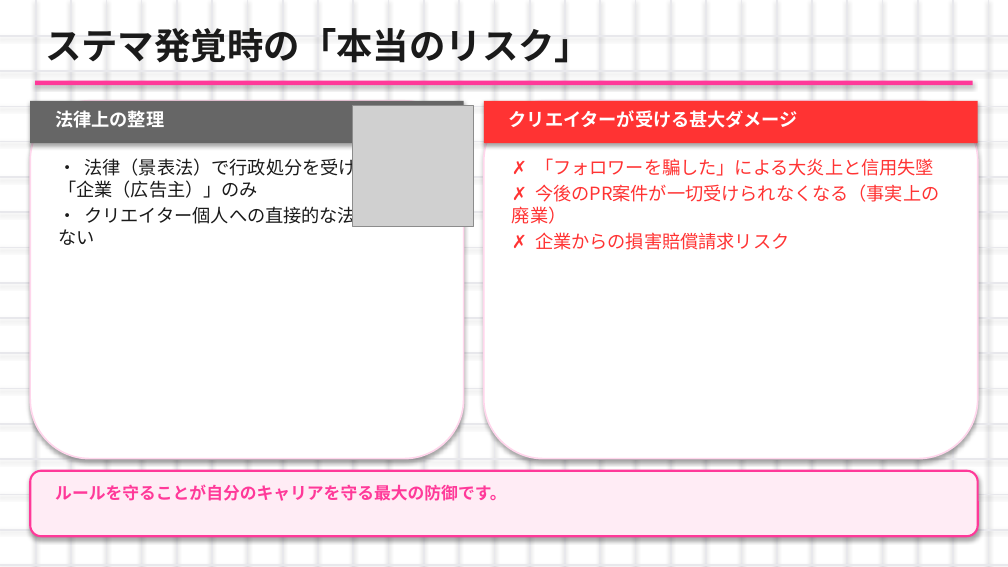
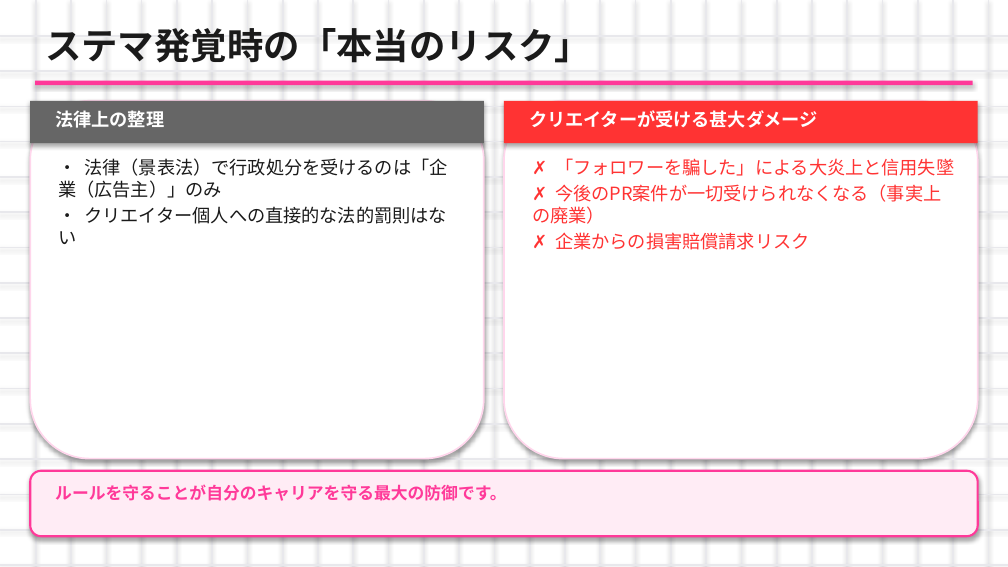
Before and after one commit to nagasawakai-eng/torihada-pptx-editor, a slide deck: slide 7 of TORIHADA_第2週_研修資料.pptx. Drawn at 1008x567 pixels with LibreOffice and Linux fonts; fonts in the diff are those of the drawing; grey boxes stand for pictures. Boxes give left, top, right and bottom in pixels: in the first picture for what was removed or moved away, otherwise in the second. Text is boxed around its words. In the diff, an @@ line names an element or a change of style, - is before the commit and + after.

```diff
--- a/TORIHADA_第2週_研修資料.pptx
+++ b/TORIHADA_第2週_研修資料.pptx
@@ rounded rectangle: place and size @@
-rounded rectangle at [30, 101, 464, 459]
+rounded rectangle at [30, 101, 484, 459]
@@ rectangle: place and size @@
-rectangle at [30, 101, 464, 143]
+rectangle at [30, 101, 484, 143]
@@ picture removed at [353, 106, 474, 227] @@
@@ rounded rectangle: place and size @@
-rounded rectangle at [484, 101, 978, 459]
+rounded rectangle at [504, 101, 978, 459]
@@ rectangle: place and size @@
-rectangle at [484, 101, 978, 143]
+rectangle at [504, 101, 978, 143]
@@ text "クリエイターが受ける甚大ダメージ": place and size @@
-text "クリエイターが受ける甚大ダメージ" at [509, 110, 798, 128]
+text "クリエイターが受ける甚大ダメージ" at [529, 110, 818, 128]
@@ text "• 法律（景表法）で行政処分を受けるのは「企業（広告主）」のみ" rewrapped from [58, 155, 429, 245] to [58, 158, 448, 244] @@
@@ text "✗ 「フォロワーを騙した」による大炎上と信用失墜" rewrapped from [512, 158, 939, 250] to [532, 158, 954, 250] @@
```
Also in this commit, not shown: 26 other slides changed, 27 other files.
